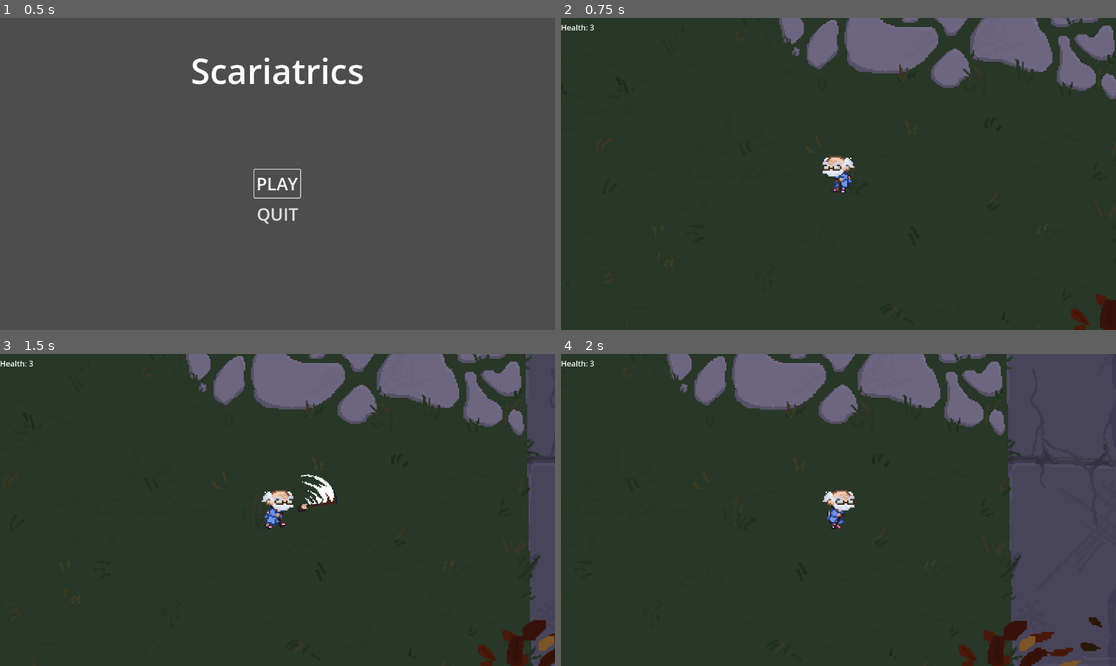
Above: before the commit, frames 1-4 (two rows, left to right).
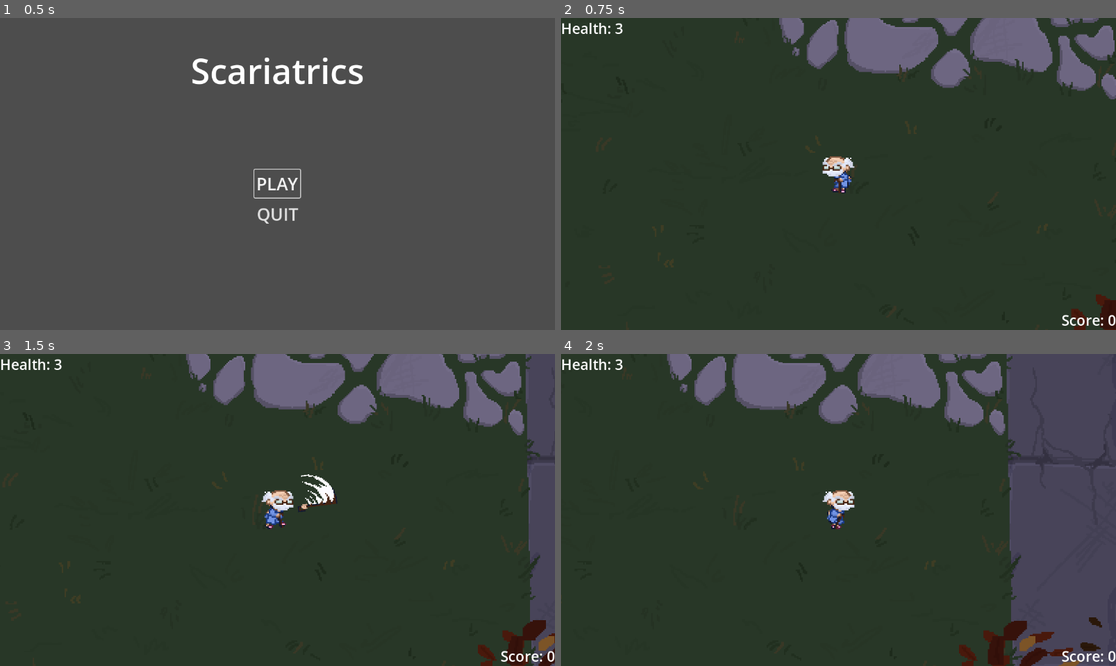
Above: after the commit, the same moments.

Repository: kschulz20/scream-jam-2024
Game: Godot game, scene res://src/UI/main_menu.tscn
Same seed, same stepped clock (60 frames per second), same inputs: the game is played once before the commit and once after it. The engine's default icon, where the game draws it, is replaced by a stand-in: a white triangle on a blue panel in a dark square. Sound files missing from this copy of the repository are replaced by a short silence.
Inputs (mouse positions are in pixels of both pictures, inside the frame that each line leads up to):
- Up to frame 1 (0.5 s): no input
- Up to frame 2 (0.75 s): click "PLAY" at 0.5 s
- Up to frame 3 (1.5 s): tap Enter (restart) at 1.25 s; move the mouse to (399, 494) at 1.27 s; hold D (move_right) from 1.28 s (still down); click (399, 494) at 1.35 s
- Up to frame 4 (2 s): keep holding D (move_right)

Frame 1 is identical in both runs. In frame 2, 0.3% of the frame differs, in the area x 0-100%, y 1-99%; in frame 3, 0.3%; in frame 4, 0.3%.

Commit message:
added score

Diff:
--- a/src/Entities/MVPEnemy/enemy.gd
+++ b/src/Entities/MVPEnemy/enemy.gd
@@ -100,5 +100,7 @@
 		$EnemyHitbox/CollisionShape2D.set_deferred("disabled", true)
 		$Sounds/DeathSound.play()
 
+		SignalBus.increase_score.emit()
+
 func _on_death_sound_finished() -> void:
 	call_deferred("queue_free")
--- a/src/Entities/MVPEnemy/enemy.tscn
+++ b/src/Entities/MVPEnemy/enemy.tscn
@@ -54,6 +54,21 @@
 [sub_resource type="RectangleShape2D" id="RectangleShape2D_7sa3o"]
 size = Vector2(10.75, 17.5)
 
+[sub_resource type="Animation" id="Animation_wowy8"]
+length = 0.001
+tracks/0/type = "value"
+tracks/0/imported = false
+tracks/0/enabled = true
+tracks/0/path = NodePath("Poof:frame")
+tracks/0/interp = 1
+tracks/0/loop_wrap = true
+tracks/0/keys = {
+"times": PackedFloat32Array(0),
+"transitions": PackedFloat32Array(1),
+"update": 1,
+"values": [0]
+}
+
 [sub_resource type="Animation" id="Animation_lrd7m"]
 resource_name = "poof"
 length = 0.5
@@ -68,21 +83,6 @@
 "transitions": PackedFloat32Array(1, 1, 1, 1, 1),
 "update": 1,
 "values": [0, 1, 2, 3, 4]
-}
-
-[sub_resource type="Animation" id="Animation_wowy8"]
-length = 0.001
-tracks/0/type = "value"
-tracks/0/imported = false
-tracks/0/enabled = true
-tracks/0/path = NodePath("Poof:frame")
-tracks/0/interp = 1
-tracks/0/loop_wrap = true
-tracks/0/keys = {
-"times": PackedFloat32Array(0),
-"transitions": PackedFloat32Array(1),
-"update": 1,
-"values": [0]
 }
 
 [sub_resource type="AnimationLibrary" id="AnimationLibrary_ha6a7"]
--- a/src/Entities/RangedEnemy/ranged_enemy.gd
+++ b/src/Entities/RangedEnemy/ranged_enemy.gd
@@ -92,6 +92,8 @@
 		$RangedEnemyHitbox/CollisionShape2D.set_deferred("disabled", true)
 		$DeathSound.play()
 
+		SignalBus.increase_score.emit()
+
 func _on_death_sound_finished() -> void:
 	call_deferred("queue_free")
 
--- a/src/Entities/RangedEnemy/ranged_enemy.tscn
+++ b/src/Entities/RangedEnemy/ranged_enemy.tscn
@@ -51,6 +51,22 @@
 "values": [3, 4, 5]
 }
 
+[sub_resource type="Animation" id="Animation_tn47u"]
+resource_name = "poof"
+length = 0.5
+tracks/0/type = "value"
+tracks/0/imported = false
+tracks/0/enabled = true
+tracks/0/path = NodePath("Poof:frame")
+tracks/0/interp = 1
+tracks/0/loop_wrap = true
+tracks/0/keys = {
+"times": PackedFloat32Array(0, 0.1, 0.2, 0.3, 0.4),
+"transitions": PackedFloat32Array(1, 1, 1, 1, 1),
+"update": 1,
+"values": [0, 1, 2, 3, 4]
+}
+
 [sub_resource type="Animation" id="Animation_ojjxr"]
 resource_name = "walk"
 length = 0.3
@@ -66,22 +82,6 @@
 "transitions": PackedFloat32Array(1, 1, 1),
 "update": 1,
 "values": [0, 1, 2]
-}
-
-[sub_resource type="Animation" id="Animation_tn47u"]
-resource_name = "poof"
-length = 0.5
-tracks/0/type = "value"
-tracks/0/imported = false
-tracks/0/enabled = true
-tracks/0/path = NodePath("Poof:frame")
-tracks/0/interp = 1
-tracks/0/loop_wrap = true
-tracks/0/keys = {
-"times": PackedFloat32Array(0, 0.1, 0.2, 0.3, 0.4),
-"transitions": PackedFloat32Array(1, 1, 1, 1, 1),
-"update": 1,
-"values": [0, 1, 2, 3, 4]
 }
 
 [sub_resource type="AnimationLibrary" id="AnimationLibrary_xmmmb"]
--- a/src/UI/hud.gd
+++ b/src/UI/hud.gd
@@ -10,4 +10,3 @@
 # Called every frame. 'delta' is the elapsed time since the previous frame.
 func _process(delta: float) -> void:
 	health.text = "Health: " + str(player.health)
-	pass
--- /dev/null
+++ b/src/UI/hud_2.gd
@@ -0,0 +1,12 @@
+extends MarginContainer
+
+@onready var player = get_node("/root/Main/PlayerCharacter")
+@onready var score = get_node("Score")
+@onready var score_counter = 0
+
+func _ready() -> void:
+	SignalBus.increase_score.connect(_on_increase_score)
+
+func _on_increase_score() -> void:
+	score_counter += 1
+	score.text = "Score: " + str(score_counter)
--- a/src/Utils/signal_bus.gd
+++ b/src/Utils/signal_bus.gd
@@ -10,3 +10,5 @@
 signal ghost_moving_toward_player()
 
 signal newspaper_picked_up()
+
+signal increase_score()
--- a/src/main.tscn
+++ b/src/main.tscn
@@ -6,6 +6,7 @@
 [ext_resource type="Script" path="res://src/UI/game_ui.gd" id="4_7n45i"]
 [ext_resource type="Script" path="res://src/spawn_manager.gd" id="4_k52d0"]
 [ext_resource type="Script" path="res://src/UI/hud.gd" id="5_51ljx"]
+[ext_resource type="Script" path="res://src/UI/hud_2.gd" id="7_p53ph"]
 
 [sub_resource type="RectangleShape2D" id="RectangleShape2D_as4cc"]
 size = Vector2(1964, 19)
@@ -185,6 +186,29 @@
 
 [node name="Health" type="Label" parent="UI/HUD"]
 layout_mode = 2
+size_flags_horizontal = 0
+size_flags_vertical = 0
+theme_override_font_sizes/font_size = 30
+
+[node name="HUD 2" type="MarginContainer" parent="UI"]
+anchors_preset = 3
+anchor_left = 1.0
+anchor_top = 1.0
+anchor_right = 1.0
+anchor_bottom = 1.0
+offset_left = -40.0
+offset_top = -40.0
+grow_horizontal = 0
+grow_vertical = 0
+script = ExtResource("7_p53ph")
+
+[node name="Score" type="Label" parent="UI/HUD 2"]
+layout_mode = 2
+size_flags_horizontal = 8
+size_flags_vertical = 8
+theme_override_font_sizes/font_size = 30
+text = "Score: 0"
+horizontal_alignment = 2
 
 [node name="Walls" type="Node" parent="." groups=["wall"]]
 
Not shown: 1 places in src/main.tscn that only renumber resources
